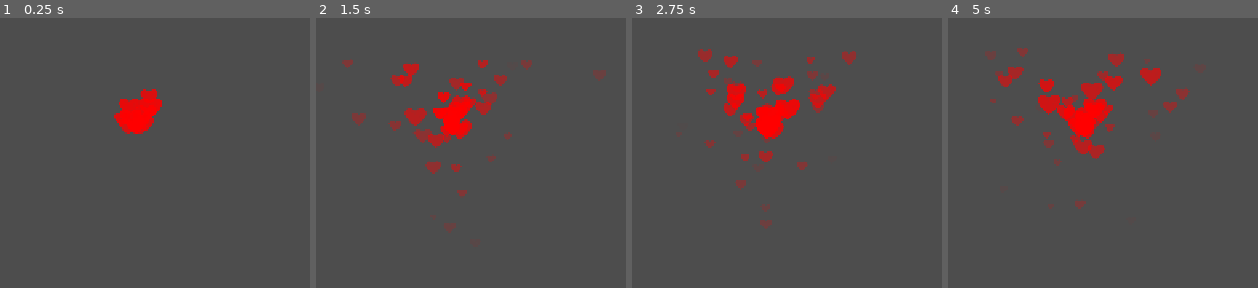
Above: before the commit, frames 1-4 (left to right).
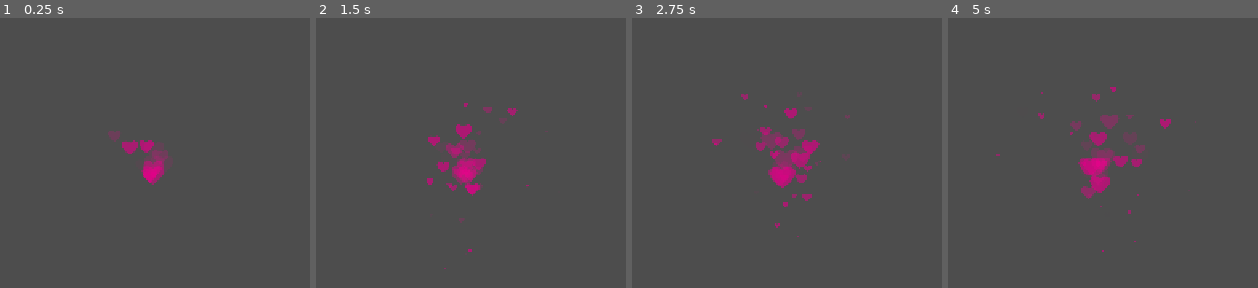
Above: after the commit, the same moments.

Repository: AverySimmons/Laika
Game: Godot game, scene res://00_Assets/03_ParticleEffects/dog loves you or something.tscn
Same seed, same stepped clock (60 frames per second), same inputs: the game is played once before the commit and once after it. This scene is started directly instead of the project's main scene.
Inputs (mouse positions are in pixels of both pictures, inside the frame that each line leads up to):
- Up to frame 1 (0.25 s): no input
- Up to frame 2 (1.5 s): move the mouse to (outside the picture) at 0.52 s; press the mouse at (outside the picture) at 0.53 s; hold Right (arrow_right) 0.53-1.28 s; move the mouse to (554, 244) at 1.27 s; release the mouse at (554, 244) at 1.28 s; hold Down (arrow_down) from 1.28 s (still down); click (554, 244) at 1.35 s
- Up to frame 3 (2.75 s): move the mouse to (outside the picture) at 2.02 s; release Down (arrow_down) at 2.03 s; press the mouse at (outside the picture) at 2.03 s; hold Right (arrow_right) from 2.03 s (still down)
- Up to frame 4 (5 s): move the mouse to (outside the picture) at 2.77 s; release Right (arrow_right) at 2.78 s; release the mouse at (outside the picture) at 2.78 s; hold Up (arrow_up) 2.78-3.53 s; click (outside the picture) at 2.85 s; move the mouse to (outside the picture) at 3.52 s; press the mouse at (outside the picture) at 3.53 s; hold Left (arrow_left) from 3.53 s (still down); move the mouse to (1109, 153) at 4.27 s; release the mouse at (1109, 153) at 4.28 s; click (1109, 153) at 4.35 s

The runs differ from the first frame. In frame 1, 2.8% of the frame differs, in the area x 34-55%, y 26-62%; in frame 2, 6.2%; in frame 3, 6.8%; in frame 4, 7.2%, in the area x 11-80%, y 11-87%.

Commit message:
pinkpaganda

Diff:
--- a/00_Assets/03_ParticleEffects/dog loves you or something.tscn
+++ b/00_Assets/03_ParticleEffects/dog loves you or something.tscn
@@ -3,16 +3,16 @@
 [ext_resource type="Texture2D" uid="uid://dbvhrucuww07l" path="res://00_Assets/00_Sprites/cockpit sprites/heart.png" id="1_bb16i"]
 
 [sub_resource type="Curve" id="Curve_m0c72"]
-_data = [Vector2(0, 1), 0.0, 0.0, 0, 0, Vector2(1, 0.505618), 0.0, 0.0, 0, 0]
+_data = [Vector2(0, 1), 0.0, 0.0, 0, 0, Vector2(1, 0), 0.0, 0.0, 0, 0]
 point_count = 2
 
-[sub_resource type="Gradient" id="Gradient_jylla"]
-colors = PackedColorArray(1, 1, 1, 1, 1, 1, 1, 0)
+[sub_resource type="Gradient" id="Gradient_bb16i"]
+colors = PackedColorArray(0.854902, 1, 0.886275, 0.690196, 1, 1, 1, 0)
 
 [node name="DogLovesYouOrSomething" type="Node2D"]
 
 [node name="CPUParticles2D" type="CPUParticles2D" parent="."]
-position = Vector2(217, 211)
+position = Vector2(240, 289)
 amount = 50
 texture = ExtResource("1_bb16i")
 direction = Vector2(0, -1)
@@ -22,4 +22,4 @@
 scale_amount_min = 0.2
 scale_amount_max = 0.5
 scale_amount_curve = SubResource("Curve_m0c72")
-color_ramp = SubResource("Gradient_jylla")
+color_initial_ramp = SubResource("Gradient_bb16i")
--- /dev/null
+++ b/00_Assets/03_ParticleEffects/heart_burst.tscn
@@ -0,0 +1,23 @@
+[gd_scene load_steps=3 format=3 uid="uid://d2w47010mn38c"]
+
+[ext_resource type="Texture2D" uid="uid://dbvhrucuww07l" path="res://00_Assets/00_Sprites/cockpit sprites/heart.png" id="1_47iqw"]
+
+[sub_resource type="Gradient" id="Gradient_qbapj"]
+colors = PackedColorArray(1, 1, 1, 1, 1, 1, 1, 0)
+
+[node name="HeartBurst" type="Node2D"]
+
+[node name="CPUParticles2D" type="CPUParticles2D" parent="."]
+position = Vector2(266, 231)
+amount = 20
+texture = ExtResource("1_47iqw")
+lifetime = 0.72
+explosiveness = 1.0
+direction = Vector2(0, -1)
+spread = 150.0
+gravity = Vector2(0, 500)
+initial_velocity_min = 200.0
+initial_velocity_max = 350.0
+scale_amount_min = 0.1
+scale_amount_max = 0.5
+color_ramp = SubResource("Gradient_qbapj")
Binary file changed: 00_Assets/00_Sprites/cockpit sprites/heart.png
